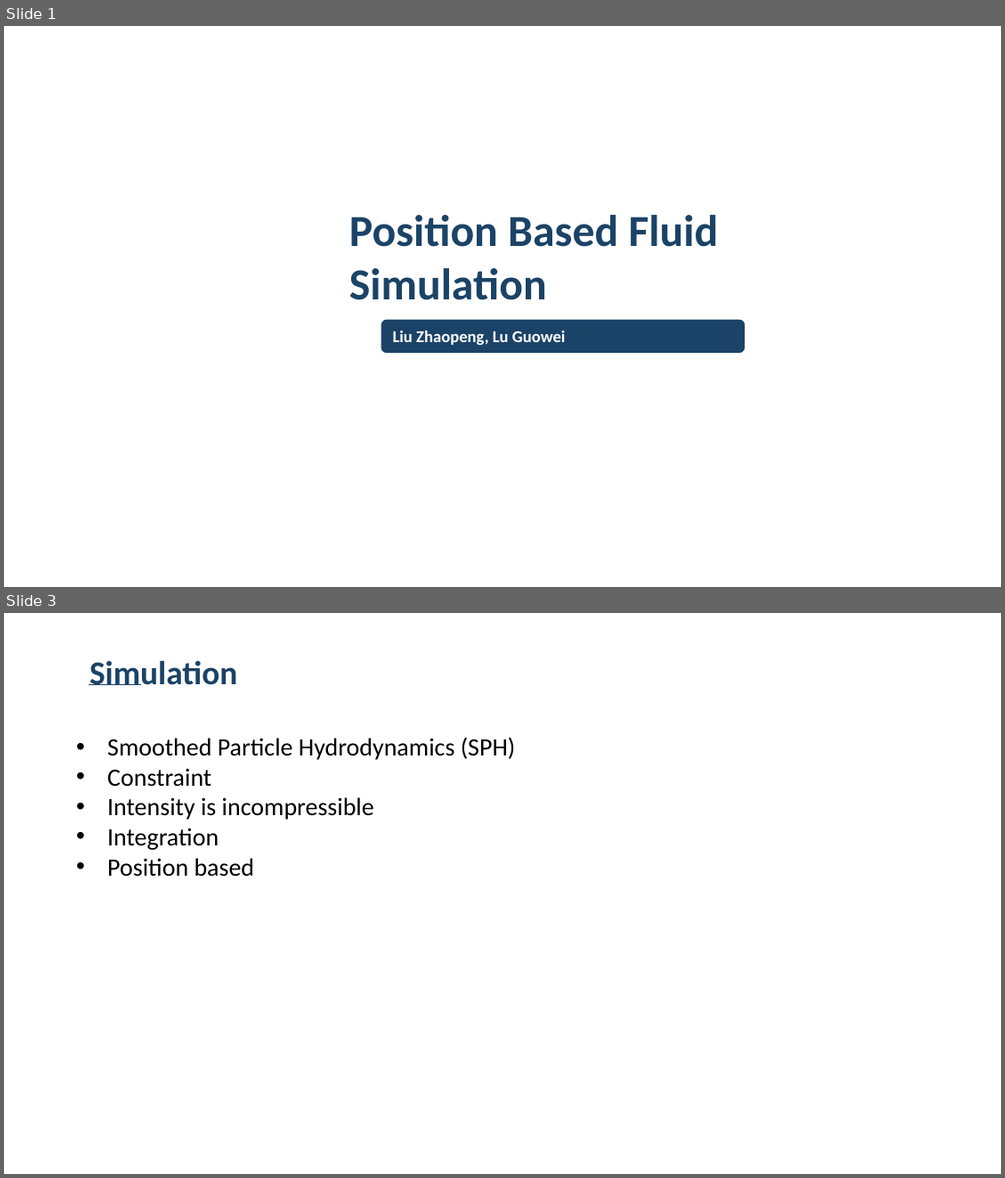
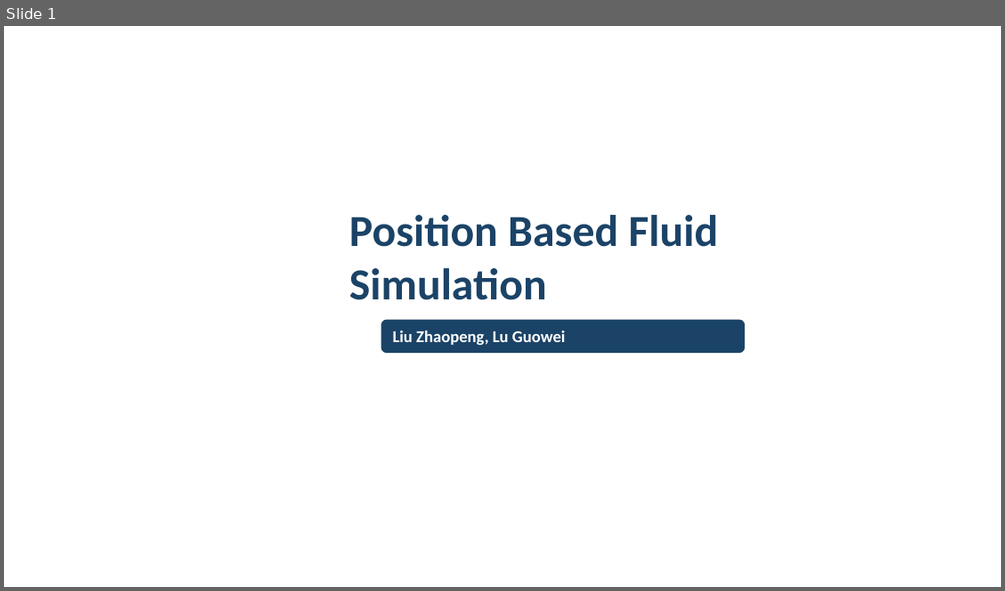
Before and after one commit to YakaAhSon/PositionBasedFluidSimulation, a slide deck: PositionBasedFluidSimulation.pptx. Shown one above the other, each under a label of ours: slides 1 and 3 before the commit, slide 1 after it; the slides between them are not shown. The pictures are 1005x1178 and 1005x591 pixels, drawn with LibreOffice and Linux fonts; fonts in the diff are those of the drawing; background and template pictures are left out. Boxes give left, top, right and bottom in pixels: in the first picture for what was removed or moved away, otherwise in the second. Text is boxed around its words. In the diff, an @@ line names an element or a change of style, - is before the commit and + after.

```diff
--- a/PositionBasedFluidSimulation.pptx
+++ b/PositionBasedFluidSimulation.pptx
@@ slide 3 removed at [4, 613, 1001, 1174], background picture (left out) @@
@@ text removed at [89, 660, 237, 685] @@
-Simulation
@@ line removed from (89, 685) to (140, 685) @@
@@ text removed at [107, 737, 516, 876] @@
-• Smoothed Particle Hydrodynamics (SPH)
-• Constraint
-                • Intensity is incompressible
-        • Integration
-• Position based
```
Also in this commit, not shown: 1 slide changed, 2 slides added, 1 other file.
